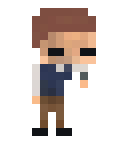
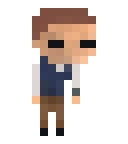
Two versions of the same layered image (128 x 144). Layer-by-layer changes:
hid "look", painted on it over (32, 24, 96, 136)
showed "Layer 1", painted on it over (32, 24, 96, 136)
hid "Layer 0" over (32, 24, 96, 136)
